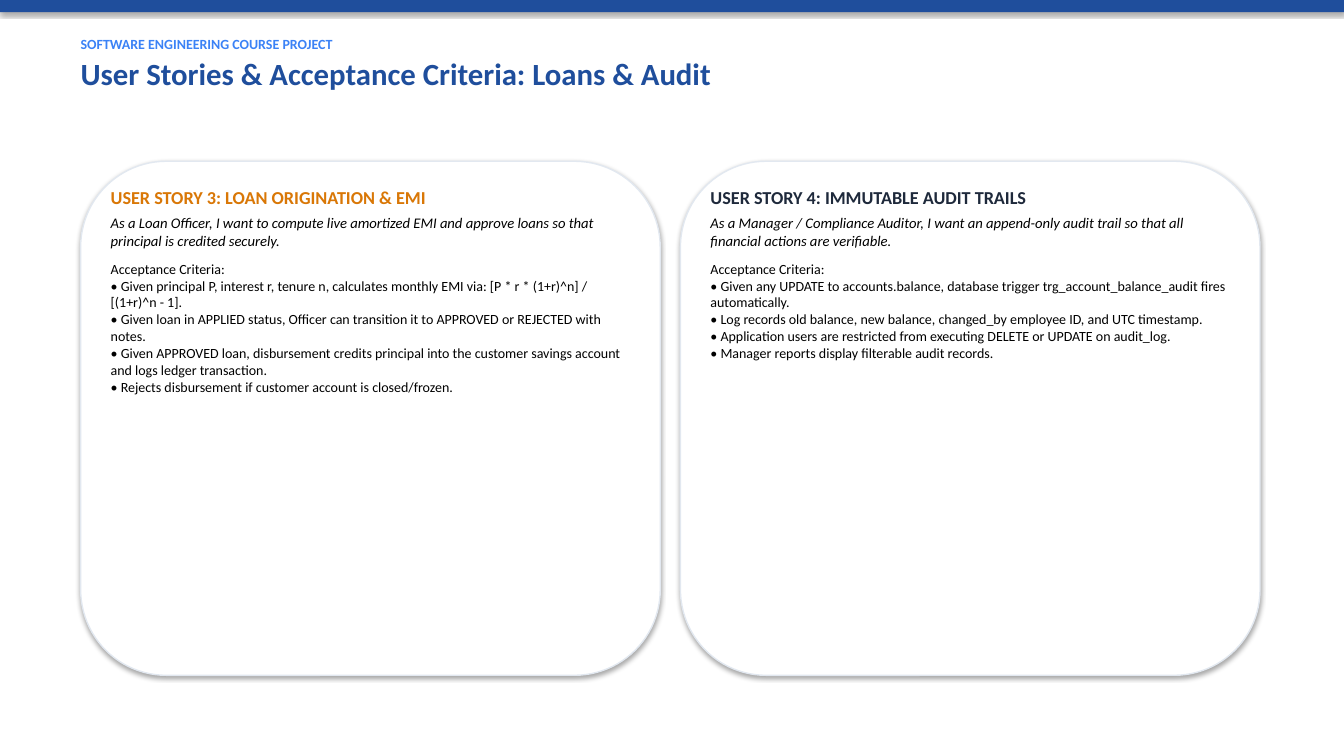
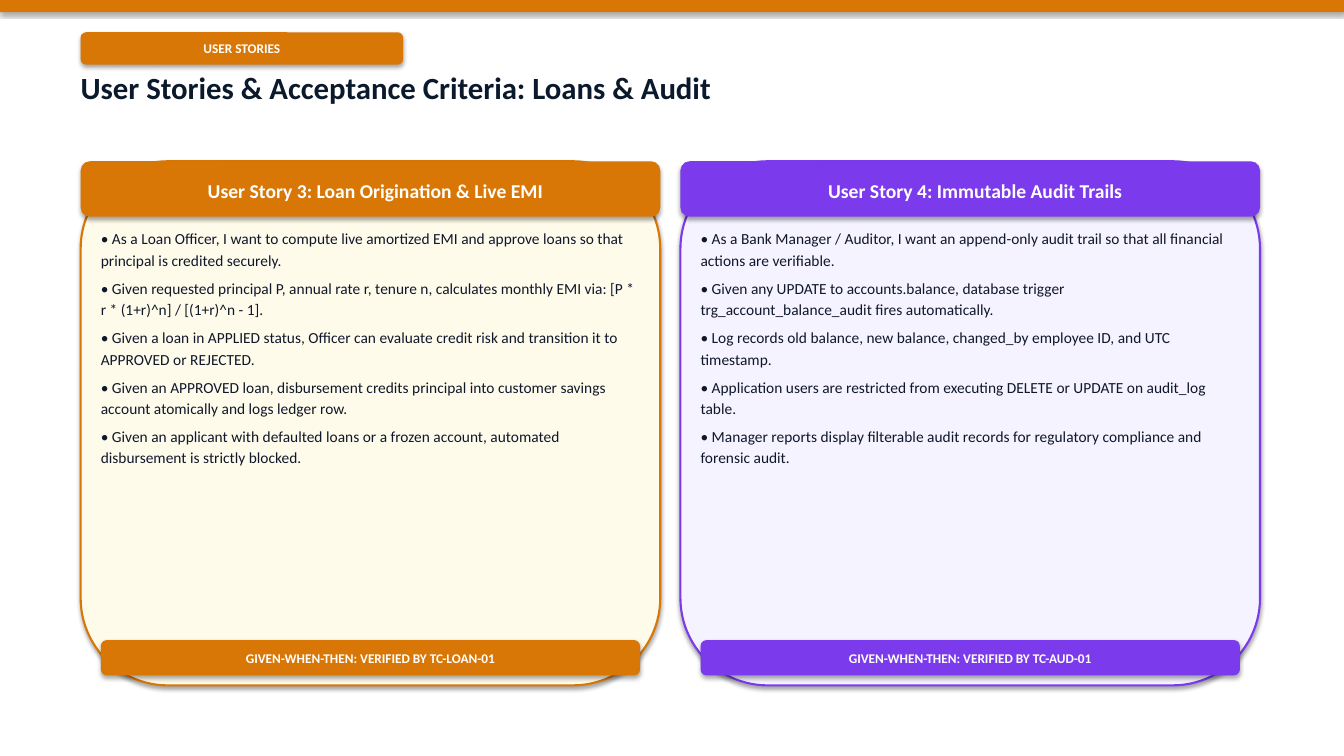
Before and after one commit to shreyasghatekar1-prog/Database-Management-System-Course-Project, a slide deck: slide 17 of Bank_Management_System_Software_Engineering_Presentation.pptx. Drawn at 1344x756 pixels with LibreOffice and Linux fonts; fonts in the diff are those of the drawing. Boxes give left, top, right and bottom in pixels: in the first picture for what was removed or moved away, otherwise in the second. Text is boxed around its words. In the diff, an @@ line names an element or a change of style, - is before the commit and + after.

```diff
--- a/Bank_Management_System_Software_Engineering_Presentation.pptx
+++ b/Bank_Management_System_Software_Engineering_Presentation.pptx
@@ rectangle at bbox=[0, 0, 1344, 12]: fill #1F4E9C to #D97706 @@
@@ text at bbox=[81, 40, 333, 49]: paragraph removed @@
-SOFTWARE ENGINEERING COURSE PROJECT
@@ rounded rectangle added at bbox=[81, 32, 403, 65], fill #D97706, 9.5 pt, text #FFFFFF, bold @@
+USER STORIES
@@ text "User Stories & Acceptance Criteria: ...": place and size @@
-text "User Stories & Acceptance Criteria: ..." at bbox=[81, 40, 711, 90]
+text "User Stories & Acceptance Criteria: ..." at bbox=[81, 77, 711, 104]
@@ text "User Stories & Acceptance Criteria: ..." at bbox=[81, 77, 711, 104]: text colour #1F4E9C to #0B192C; less space between paragraphs @@
@@ rounded rectangle: place and size @@
-rounded rectangle at bbox=[81, 161, 660, 676]
+rounded rectangle at bbox=[81, 161, 660, 686]
@@ rounded rectangle at bbox=[81, 161, 660, 686]: fill #FFFFFF to #FFFBEB; outline #E2E8F0 1 pt to #D97706 1.5 pt @@
@@ rounded rectangle added at bbox=[81, 161, 660, 217], fill #D97706, 14 pt, text #FFFFFF, bold @@
+User Story 3: Loan Origination & Live EMI
@@ rounded rectangle: place and size @@
-rounded rectangle at bbox=[681, 161, 1260, 676]
+rounded rectangle at bbox=[681, 161, 1260, 686]
@@ rounded rectangle at bbox=[681, 161, 1260, 686]: fill #FFFFFF to #F5F3FF; outline #E2E8F0 1 pt to #7C3AED 1.5 pt @@
@@ rounded rectangle added at bbox=[681, 161, 1260, 217], fill #7C3AED, 14 pt, text #FFFFFF, bold @@
+User Story 4: Immutable Audit Trails
@@ text at bbox=[101, 233, 623, 466]: text changed; size 10 to 11 pt; text colour #000000 to #0F172A @@
-USER STORY 3: LOAN ORIGINATION & EMI
-As a Loan Officer, I want to compute live amortized EMI and approve loans so that principal is credited securely.
-Acceptance Criteria:
-• Given principal P, interest r, tenure n, calculates monthly EMI via: [P * r * (1+r)^n] / [(1+r)^n - 1].
-• Given loan in APPLIED status, Officer can transition it to APPROVED or REJECTED with notes.
-• Given APPROVED loan, disbursement credits principal into the customer savings account and logs ledger transaction.
-• Rejects disbursement if customer account is closed/frozen.
+• As a Loan Officer, I want to compute live amortized EMI and approve loans so that principal is credited securely.
+• Given requested principal P, annual rate r, tenure n, calculates monthly EMI via: [P * r * (1+r)^n] / [(1+r)^n - 1].
+• Given a loan in APPLIED status, Officer can evaluate credit risk and transition it to APPROVED or REJECTED.
+• Given an APPROVED loan, disbursement credits principal into customer savings account atomically and logs ledger row.
+• Given an applicant with defaulted loans or a frozen account, automated disbursement is strictly blocked.
@@ text at bbox=[701, 233, 1223, 463]: text changed; size 10 to 11 pt; text colour #000000 to #0F172A @@
-USER STORY 4: IMMUTABLE AUDIT TRAILS
-As a Manager / Compliance Auditor, I want an append-only audit trail so that all financial actions are verifiable.
-Acceptance Criteria:
-• Given any UPDATE to accounts.balance, database trigger trg_account_balance_audit fires automatically.
-• Log records old balance, new balance, changed_by employee ID, and UTC timestamp.
-• Application users are restricted from executing DELETE or UPDATE on audit_log.
-• Manager reports display filterable audit records.
+• As a Bank Manager / Auditor, I want an append-only audit trail so that all financial actions are verifiable.
+• Given any UPDATE to accounts.balance, database trigger trg_account_balance_audit fires automatically.
+• Log records old balance, new balance, changed_by employee ID, and UTC timestamp.
+• Application users are restricted from executing DELETE or UPDATE on audit_log table.
+• Manager reports display filterable audit records for regulatory compliance and forensic audit.
@@ rounded rectangle added at bbox=[101, 640, 640, 676], fill #D97706, 9.5 pt, text #FFFFFF, bold @@
+GIVEN-WHEN-THEN: VERIFIED BY TC-LOAN-01
@@ rounded rectangle added at bbox=[701, 640, 1240, 676], fill #7C3AED, 9.5 pt, text #FFFFFF, bold @@
+GIVEN-WHEN-THEN: VERIFIED BY TC-AUD-01
```
Also in this commit, not shown: 26 other slides changed, 2 slides added, 2 slides removed, 1 other file.
